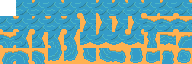
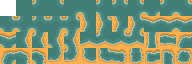
The second (192, 64) image is a revision of the first. Changes to its layers:
painted on "Clipboard" over (0, 0, 192, 64)
added layer "texture" above "Background" over (0, 3, 189, 64)
painted on "Background" over (0, 0, 192, 64)
